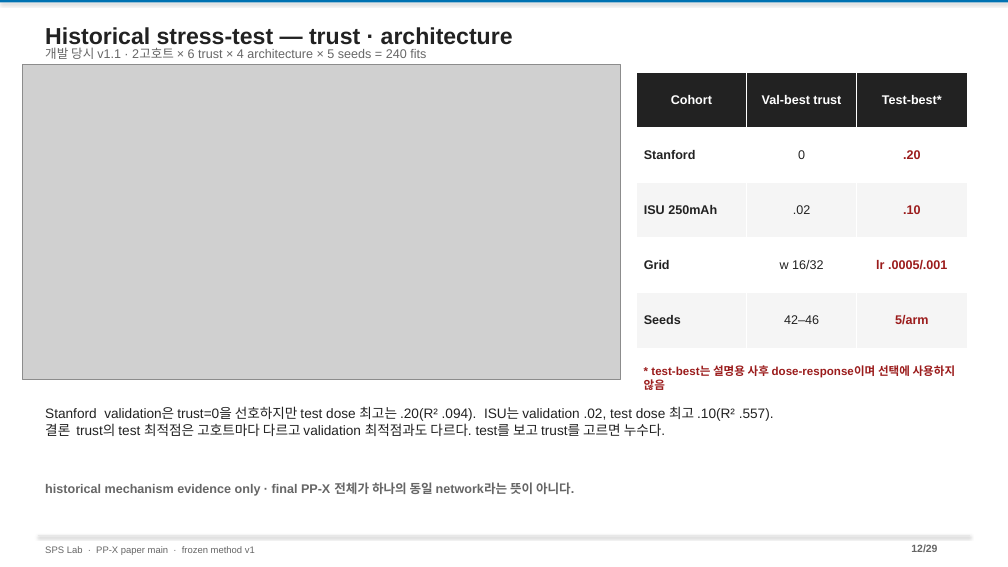
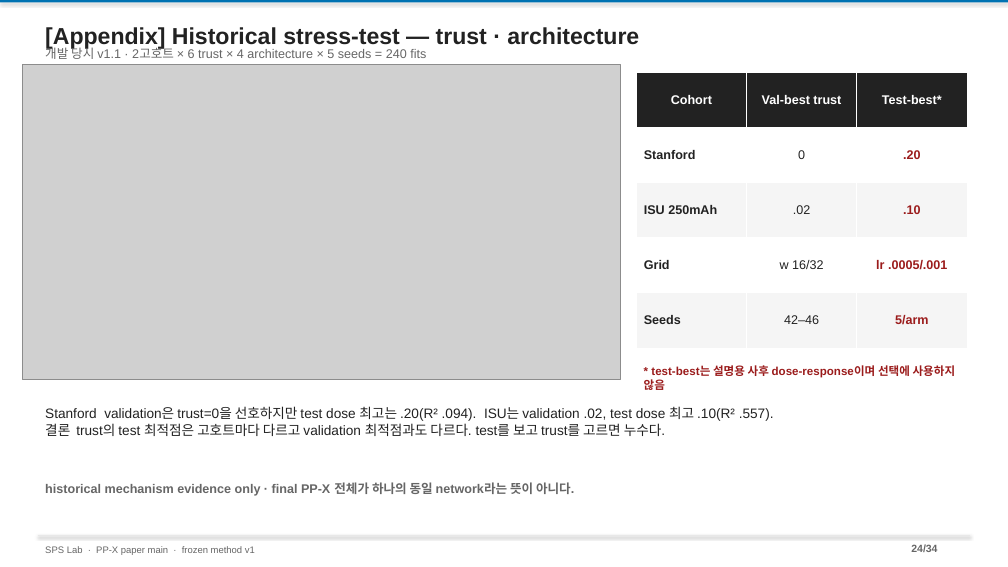
Before and after one commit to amumujs-create/pp_pae_total, a slide deck: slide 24 of output/PP_Research_Detailed_v2.pptx (slide 12 before the commit). Drawn at 1008x567 pixels with LibreOffice and Linux fonts; fonts in the diff are those of the drawing; grey boxes stand for pictures. Boxes give left, top, right and bottom in pixels: in the first picture for what was removed or moved away, otherwise in the second. Text is boxed around its words. In the diff, an @@ line names an element or a change of style, - is before the commit and + after.

```diff
--- a/output/PP_Research_Detailed_v2.pptx
+++ b/output/PP_Research_Detailed_v2.pptx
@@ text at (45, 27, 639, 49): text changed @@
-Historical stress-test — trust · architecture
+[Appendix] Historical stress-test — trust · architecture
@@ text at (911, 544, 937, 552): text changed @@
-12/29
+24/34
```
Also in this commit, not shown: 27 other slides changed, 5 slides added, 3 other files.
